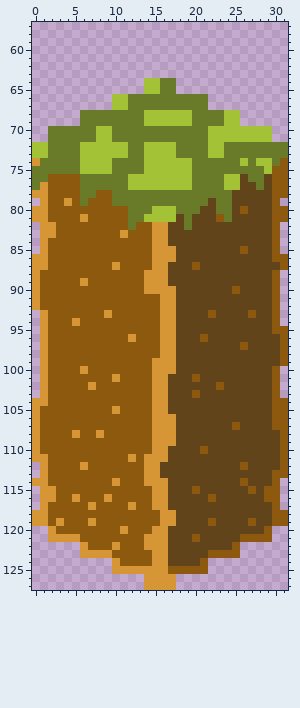
One commit to this sprite sheet: icons/3d.png. This is how it looked before the edit.
The file is 32x128 pixels. Shown: x 0..31, y 57..127.
The result:
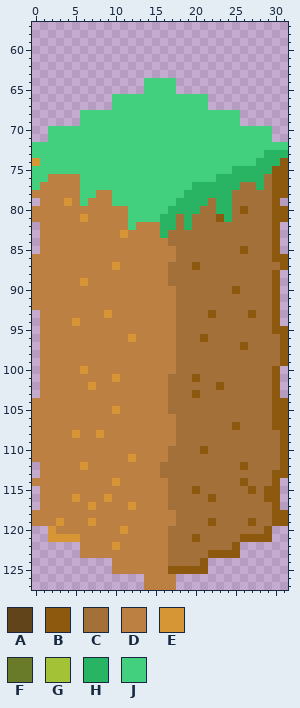
Palette (. is transparent): A #61441a  B #8c590e  C #a47039  D #bc8042  E #d79636  F #697b28  G #a4c236  H #29b464  J #42d07e
The exact change:
Changed rows in their new state; - is an unchanged pixel.
first column x 0:
 64 --------------JJJJ--------------
 65 --------------JJJJ--------------
 66 ----------JJJJJJJJJJJJ----------
 67 ----------JJJJJJJJJJJJ----------
 68 ------JJJJJJJJJJJJJJJJJJJJ------
 69 ------JJJJJJJJJJJJJJJJJJJJ------
 70 --JJJJJJJJJJJJJJJJJJJJJJJJJJJJ--
 71 --JJJJJJJJJJJJJJJJJJJJJJJJJJJJ--
 72 JJJJJJJJJJJJJJJJJJJJJJJJJJJJJJJJ
 73 JJJJJJJJJJJJJJJJJJJJJJJJJJJJJHHH
 74 -JJJJJJJJJJJJJJJJJJJJJJJJJJJHHH-
 75 JJJJJJJJJJJJJJJJJJJJJJJJJHHHHH--
 76 JJDDDDJJJJJJJJJJJJJJJJJHHHHHHC--
 77 JDDDDDJJJJJJJJJJJJJJHHHHHHCCHC--
 78 DDDDDDJJDDJJJJJJJJJHHHHHHCCCCC--
 79 -DDD-DJDDDJJJJJJJJHHHHCHHCCCCC--
 80 DDDDDDDDDDDDJJJJJHHHHCCHHC-CCC--
 81 DDDDDD-DDDDDJJJJHHCHCCC-HCCCCC--
 82 -DDDDDDDDDDDJDDDHHCHCCCCCCCCCC--
 83 -DDDDDDDDDD-DDDDHCCCCCCCCCCCCC--
 84 -DDDDDDDDDDDDDDDDCCCCCCCCCCCCC--
 85 -DDDDDDDDDDDDDDDDDCCCCCCCC-CCC--
 86 DDDDDDDDDDDDDDDDDDCCCCCCCCCCCC--
 87 DDDDDDDDDD-DDDDDDCCC-CCCCCCCCCC-
 88 DDDDDDDDDDDDDDDDDCCCCCCCCCCCCC--
 89 DDDDDD-DDDDDDDDDDCCCCCCCCCCCCC--
 90 DDDDDDDDDDDDDDDDDDCCCCCCC-CCCC--
 91 DDDDDDDDDDDDDDDDDDCCCCCCCCCCCC--
 92 DDDDDDDDDDDDDDDDDDCCCCCCCCCCCC--
 93 -DDDDDDDD-DDDDDDDDCCCC-CCCC-CC--
 94 -DDDD-DDDDDDDDDDDDCCCCCCCCCCCC--
 95 -DDDDDDDDDDDDDDDDDCCCCCCCCCCCC--
 96 -DDDDDDDDDDD-DDDDDCCC-CCCCCCCCC-
 97 -DDDDDDDDDDDDDDDDDCCCCCCCC-CCCC-
 98 -DDDDDDDDDDDDDDDDDCCCCCCCCCCCCC-
 99 -DDDDDDDDDDDDDDDDDCCCCCCCCCCCCC-
100 -DDDDD-DDDDDDDDDDDCCCCCCCCCCCC--
101 -DDDDDDDDD-DDDDDDCCC-CCCCCCCCC--
102 -DDDDDD-DDDDDDDDDCCCCCC-CCCCCC--
103 -DDDDDDDDDDDDDDDDCCC-CCCCCCCCC--
104 DDDDDDDDDDDDDDDDDCCCCCCCCCCCCC--
105 DDDDDDDDDD-DDDDDDCCCCCCCCCCCCC--
106 DDDDDDDDDDDDDDDDDDCCCCCCCCCCCC--
107 DDDDDDDDDDDDDDDDDDCCCCCCC-CCCC--
108 DDDDD-DD-DDDDDDDDDCCCCCCCCCCCCC-
109 DDDDDDDDDDDDDDDDDDCCCCCCCCCCCCC-
110 DDDDDDDDDDDDDDDDDCCCC-CCCCCCCCC-
111 DDDDDDDDDDDD-DDDDCCCCCCCCCCCCCC-
112 -DDDDD-DDDDDDDDDCCCCCCCCCC-CCCC-
113 -DDDDDDDDDDDDDDDCCCCCCCCCCCCCC--
114 DDDDDDDDDD-DDDDDDCCCCCCCCC-CCC--
115 -DDDDDDDDDDDDDDDDCCC-CCCCCC-C---
116 -DDDD-DDD-DDDDDDDCCCCC-CCCCCC---
117 -DDDDDD-DDDD-DDDDCCCCCCCCCCCCC--
118 DDDDDDDDDDDDDDDDDDCCCCCCCCCCCC--
119 DDD-DDD-DDDDDDDDDDCCCC-CCCC-CC--
120 ---DDDDDDDD-DDDDDCCCCCCCCCCCC---
121 ------DDDDDDDDDDDCCC-CCCCC------
122 ------DDDD-DDDDDDCCCCCCCC-------
123 ------DDDDDDDDDDDCCCCC----------
124 ----------DDDDDDDCCCC-----------
125 ----------DDDDDDD---------------
126 --------------DDDD--------------
127 --------------DDDD--------------
Where, in picture pixels (left, top, right, bottom), the same in both pictures:
changed: (32, 78, 288, 590)
